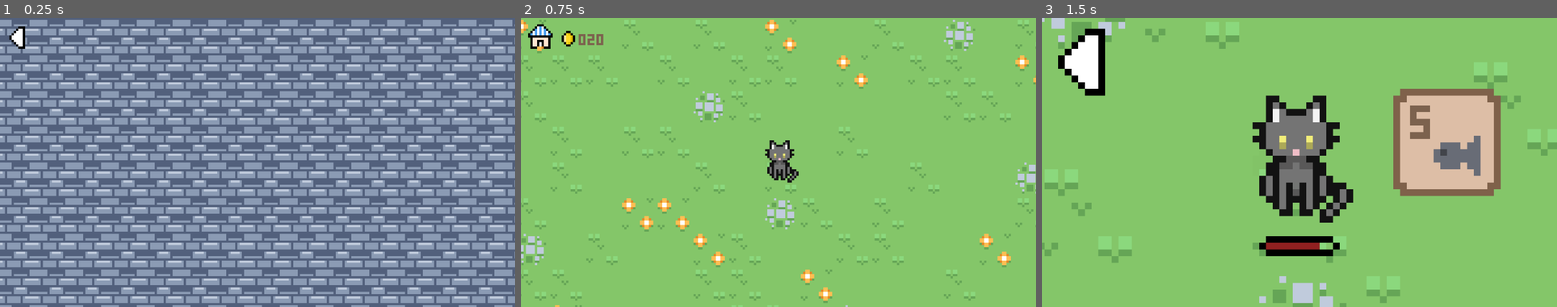
Above: before the commit, frames 1-3 (left to right).
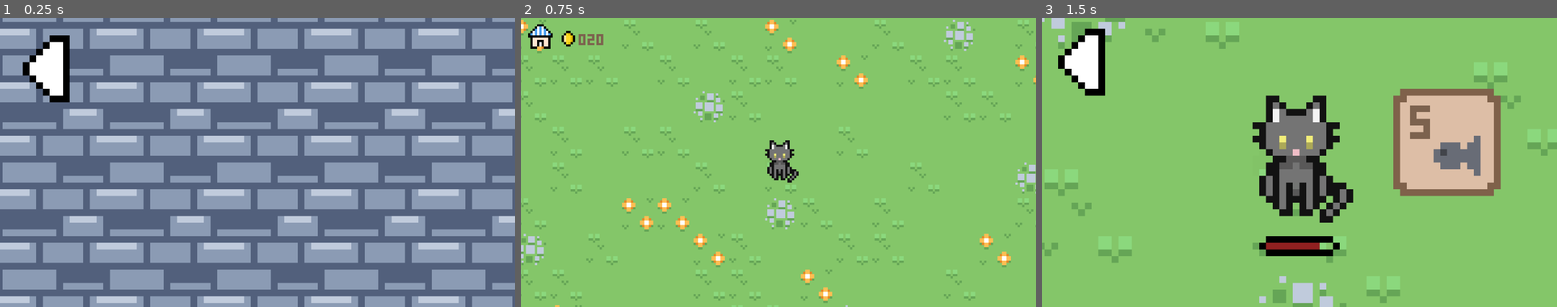
Above: after the commit, the same moments.

Repository: alisha356/Major-Project-2025---Paw-Pals
Game: Godot game, scene res://Shop.tscn
Two runs of this game, one before a commit and one after it. Both use one fixed random seed, a clock stepped at 60 frames per second and the inputs below. This scene is started directly instead of the project's main scene.
Inputs (mouse positions are in pixels of both pictures, inside the frame that each line leads up to; where the layout moved, square brackets give the same spot in the first picture):
- Up to frame 1 (0.25 s): no input
- Up to frame 2 (0.75 s): click (572, 70) [541, 38] at 0.5 s
- Up to frame 3 (1.5 s): click (1299, 159) at 1.27 s

The runs differ from the first frame. In frame 1, 58% of the frame differs, in the area x 0-100%, y 0-100%; in frame 2, nothing differs; in frame 3, nothing differs.

Commit message:
Change zoom for shop view.

Diff:
--- a/Room 1.tscn
+++ b/Room 1.tscn
@@ -320,6 +320,7 @@
 offset_top = -6.0
 offset_right = 4.0
 offset_bottom = 5.0
+action_mode = 0
 flat = true
 
 [connection signal="pressed" from="CharacterBody2D/Button" to="CharacterBody2D" method="_on_button_pressed"]
--- a/Shop.tscn
+++ b/Shop.tscn
@@ -152,10 +152,10 @@
 
 [node name="Camera2D" type="Camera2D" parent="."]
 position = Vector2(580, 321)
-zoom = Vector2(5, 5)
+zoom = Vector2(15, 15)
 
 [node name="Arrow" type="Sprite2D" parent="."]
-position = Vector2(473, 265)
+position = Vector2(549, 307)
 texture = ExtResource("2_6pjcv")
 script = ExtResource("3_uty7e")
 
@@ -166,5 +166,6 @@
 offset_bottom = 5.0
 action_mode = 0
 flat = true
+metadata/_edit_use_anchors_ = true
 
 [connection signal="pressed" from="Arrow/Button" to="Arrow" method="_on_button_pressed"]
